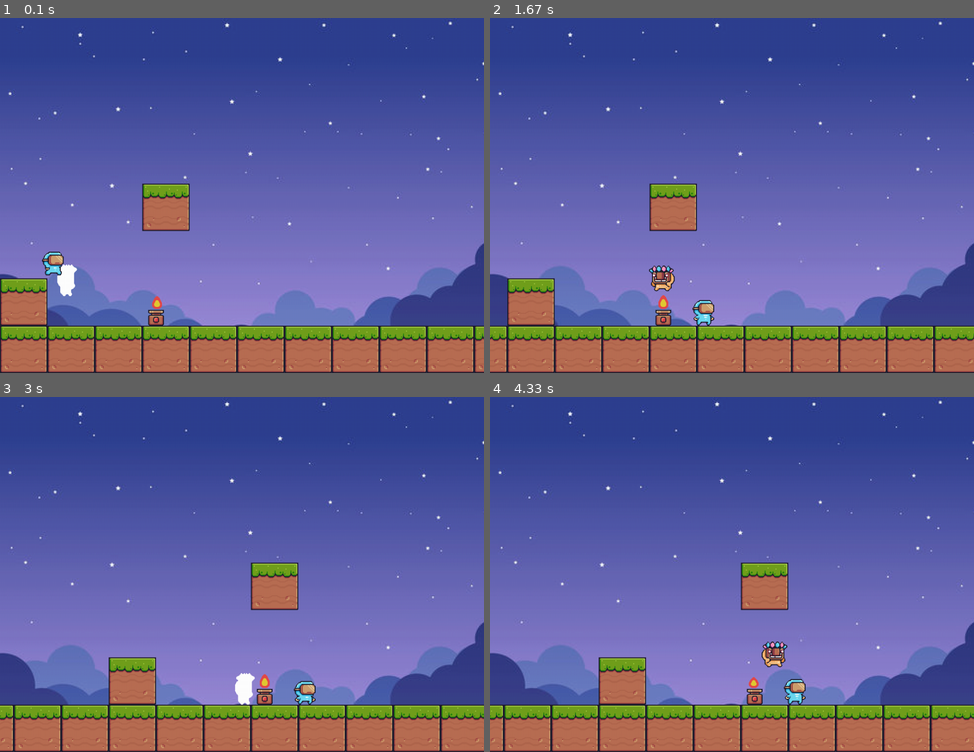
Above: before the commit, frames 1-4 (two rows, left to right).
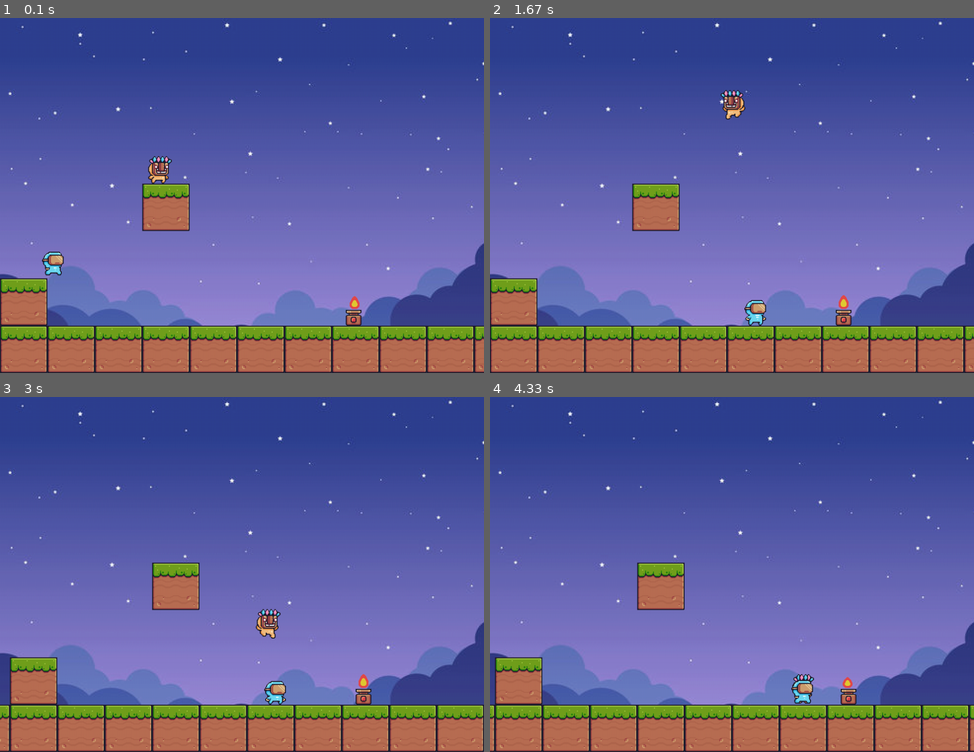
Above: after the commit, the same moments.

Repository: biancafu/pygame_hackathon
Game: pygame game, started from main.py
The game is run twice, just before and just after one commit, with the same random seed, the same clock (stepped at 60 frames per second) and the same inputs.
Inputs:
- Up to frame 1 (0.1 s): no input
- Up to frame 2 (1.67 s): hold Right 0.33-0.8 s; hold Right 0.83-1.3 s; tap Space at 0.9, 1.2, 1.4 s; hold Left from 1.33 s (still down)
- Up to frame 3 (3 s): tap Space at 1.7, 1.97, 2.27, 2.4, 2.7 s; release Left at 1.87 s; hold Left 1.9-2.3 s; hold Right 2.33-2.97 s
- Up to frame 4 (4.33 s): hold Left 3-3.47 s; tap Space at 3.07, 3.37, 3.57, 3.87, 4.07 s; hold Right 3.5-3.97 s; hold Right from 4 s (still down)

The runs differ from the first frame. In frame 1, 1.0% of the frame differs, in the area x 11-75%, y 38-87%; in frame 2, 6.8%; in frame 3, 10%, in the area x 0-100%, y 46-100%; in frame 4, 9.7%.

Commit message:
testing police chasing

Diff:
--- a/main.py
+++ b/main.py
@@ -178,6 +178,7 @@
         #for gravity
         self.fall_count = 0
         self.name = name
+        self.chase_back = False
 
     def move(self, dx, dy):
         self.rect.x += dx
@@ -345,8 +346,13 @@
     for obj in to_check:
         if obj and obj.name == "police":
             player.make_hit()
-        elif police.rect.x >= player.rect.x:
+            #game over condition
+            print("game over")
+        elif police.rect.x >= player.rect.x and not police.chase_back:
             police.x_vel = 0
+        #     police.chase_back = True
+        # elif police.chase_back:
+        #     police.x_vel = -5
         else:
             police.x_vel = 5
 
@@ -373,9 +379,9 @@
     block_size = 96
 
     #instantiate objects
-    player = Player(100, 500, 50, 50)
+    player = Player(block_size * 3, WIN_HEIGHT - block_size * 4, 50, 50)
     police = Police(50, 500, 50, 50)
-    fire = Fire(300, WIN_HEIGHT - block_size - 64, 16, 32)
+    fire = Fire(700, WIN_HEIGHT - block_size - 64, 16, 32)
     fire.on()
     floor = [Block(i * block_size, WIN_HEIGHT - block_size, block_size) for i in range(-WIN_WIDTH // block_size, (WIN_WIDTH * 2)// block_size)]
     objects = [*floor, Block(0, WIN_HEIGHT - block_size * 2, block_size),
